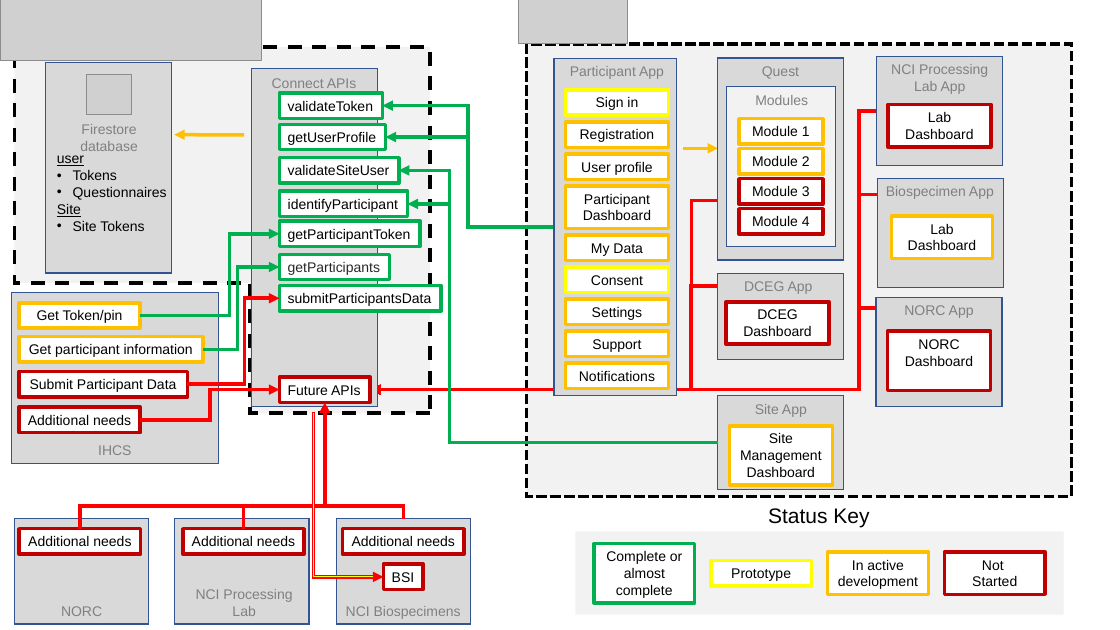
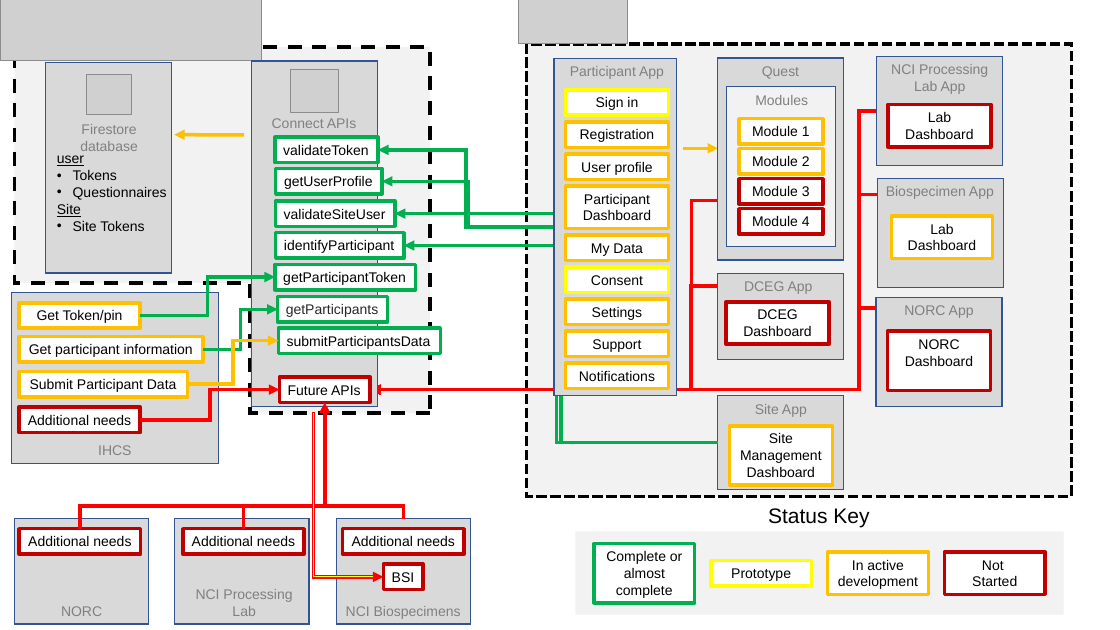
Before and after one commit to episphere/doc, a slide deck: slide 1 of ArchitectureOverviewStatus.pptx. Drawn at 1120x630 pixels with LibreOffice and Linux fonts; fonts in the diff are those of the drawing; grey boxes stand for pictures. Boxes give left, top, right and bottom in pixels: in the first picture for what was removed or moved away, otherwise in the second. Text is boxed around its words. In the diff, an @@ line names an element or a change of style, - is before the commit and + after.

```diff
--- a/ArchitectureOverviewStatus.pptx
+++ b/ArchitectureOverviewStatus.pptx
@@ rectangle resized from (x1=252, y1=69, x2=378, y2=407) to (x1=252, y1=61, x2=378, y2=407) @@
@@ picture added at (x1=291, y1=69, x2=339, y2=112) @@
@@ text "Connect APIs" rewrapped from (x1=272, y1=78, x2=357, y2=92) to (x1=272, y1=118, x2=357, y2=128) @@
@@ 4 rectangles moved together from (x1=280, y1=93, x2=421, y2=246) to (x1=275, y1=137, x2=416, y2=290) @@
@@ elbow arrow moved from (555, 227) - (382, 106) to (555, 227) - (378, 150) @@
@@ elbow arrow moved from (555, 227) - (386, 137) to (555, 227) - (382, 181) @@
@@ rectangle "identifyParticipant" moved from (x1=280, y1=192, x2=408, y2=217) to (x1=276, y1=233, x2=404, y2=258) @@
@@ elbow arrow moved from (718, 443) - (399, 171) to (718, 443) - (395, 213) @@
@@ elbow arrow moved from (718, 443) - (408, 204) to (718, 443) - (404, 245) @@
@@ elbow arrow moved from (140, 316) - (280, 234) to (140, 316) - (275, 277) @@
@@ rectangle "getParticipants" moved from (x1=280, y1=255, x2=390, y2=280) to (x1=277, y1=297, x2=387, y2=322) @@
@@ elbow arrow moved from (203, 350) - (280, 267) to (203, 350) - (277, 309) @@
@@ rectangle "submitParticipantsData" moved from (x1=280, y1=286, x2=442, y2=311) to (x1=278, y1=328, x2=440, y2=353) @@
@@ elbow arrow moved from (187, 384) - (280, 298) to (187, 384) - (278, 341) @@
@@ elbow arrow (187, 384) - (278, 341): stroke #FF0000 3 pt to #FFC000 3 pt @@
@@ rectangle "Submit Participant Data" at (x1=18, y1=371, x2=187, y2=397): outline #C00000 3 pt to #FFC000 3 pt @@
```
Also in this commit, not shown: 1 other file.
